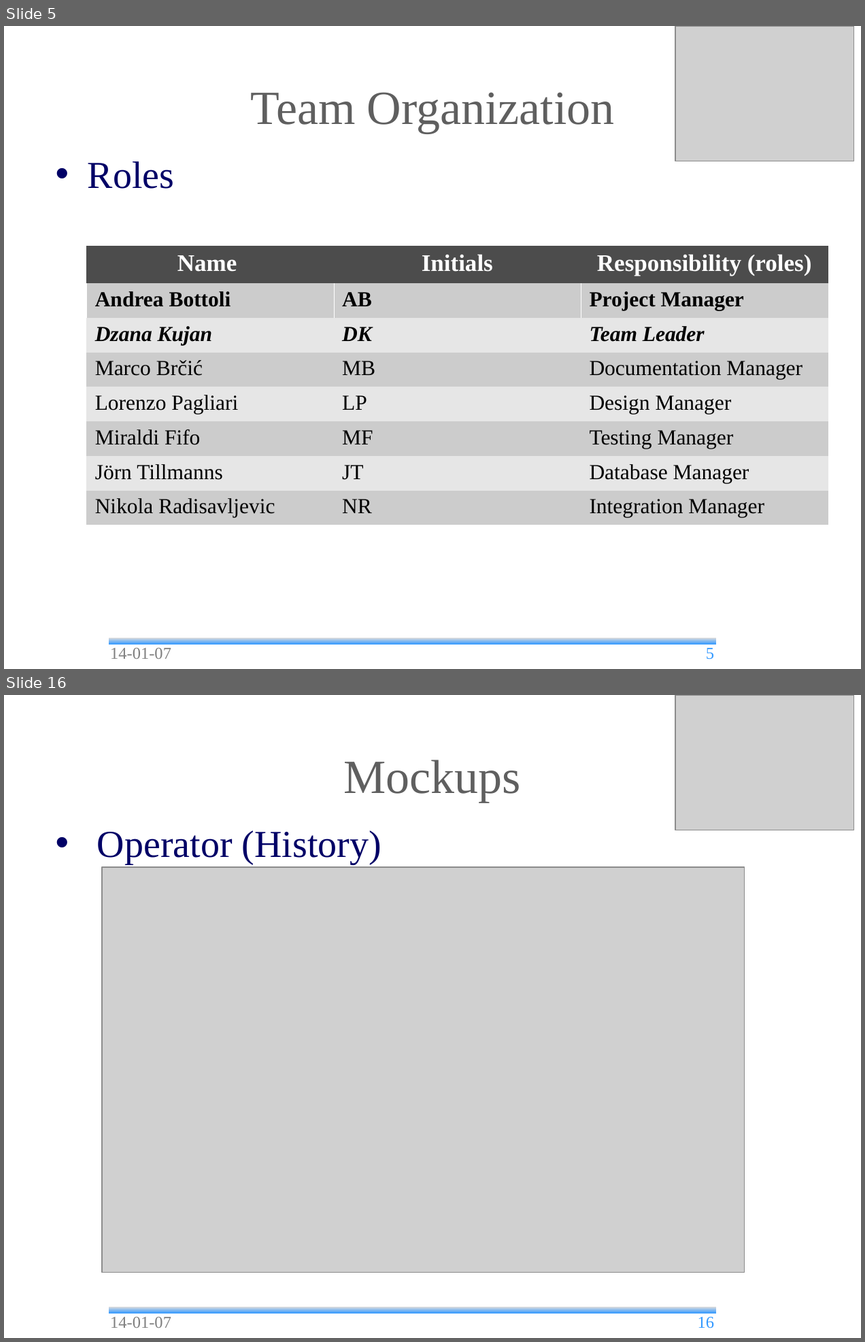
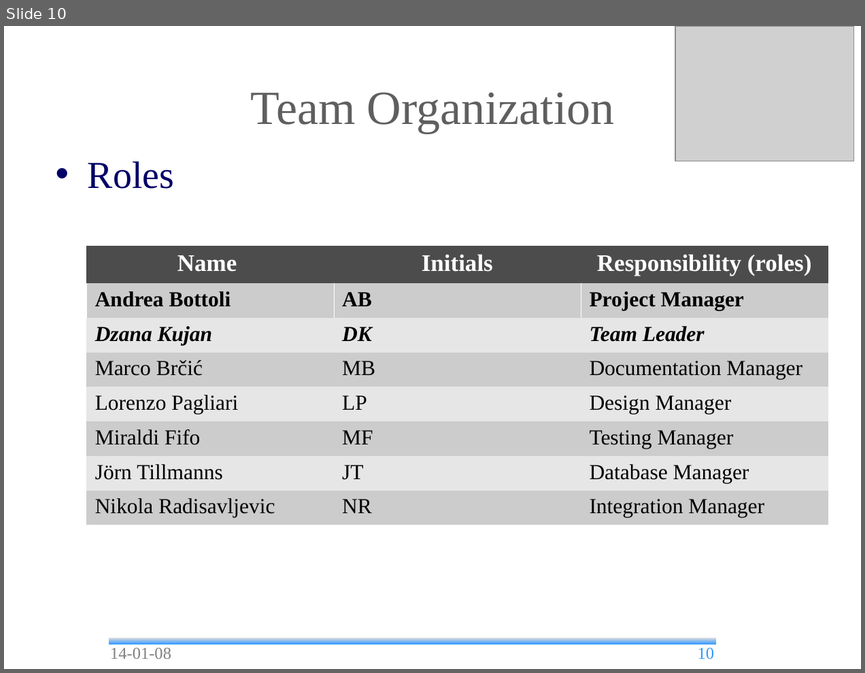
Before and after one commit to andrea-bottoli/DSD, a slide deck: Documentation/Presentations/Final_Presentation.odp. Shown one above the other, each under a label of ours: slides 5 and 16 before the commit, slide 10 after it; the slides between them are not shown. The pictures are 865x1342 and 865x673 pixels, drawn with LibreOffice and Linux fonts; fonts in the diff are those of the drawing; grey boxes stand for pictures; background and template pictures are left out. Boxes give left, top, right and bottom in pixels: in the first picture for what was removed or moved away, otherwise in the second. Text is boxed around its words. In the diff, an @@ line names an element or a change of style, - is before the commit and + after.

```diff
--- a/Documentation/Presentations/Final_Presentation.odp
+++ b/Documentation/Presentations/Final_Presentation.odp
@@ slide 16 removed at [4,695,861,1338], background #FFFFFF; not listed: 1 template element that a slide beside it also shows @@
@@ picture removed at [675,695,853,830] @@
@@ title removed at [344,760,521,802] @@
-Mockups
@@ text removed at [97,830,381,864] @@
-• Operator (History)
@@ picture removed at [102,867,745,1272] @@
@@ text removed at [110,1317,171,1327] @@
-14-01-07
@@ page number removed at [698,1317,715,1328] @@
-16
@@ what was slide 5 is now slide 10 @@
@@ slide 10 changed as well @@
@@ text at [110,648,171,658]: text changed @@
-14-01-07
+14-01-08
@@ page number at [698,647,715,659]: text changed @@
-5
+10
```
Also in this commit, not shown: 6 other slides changed, 5 slides added, 24 other slides removed, 1 other file.
